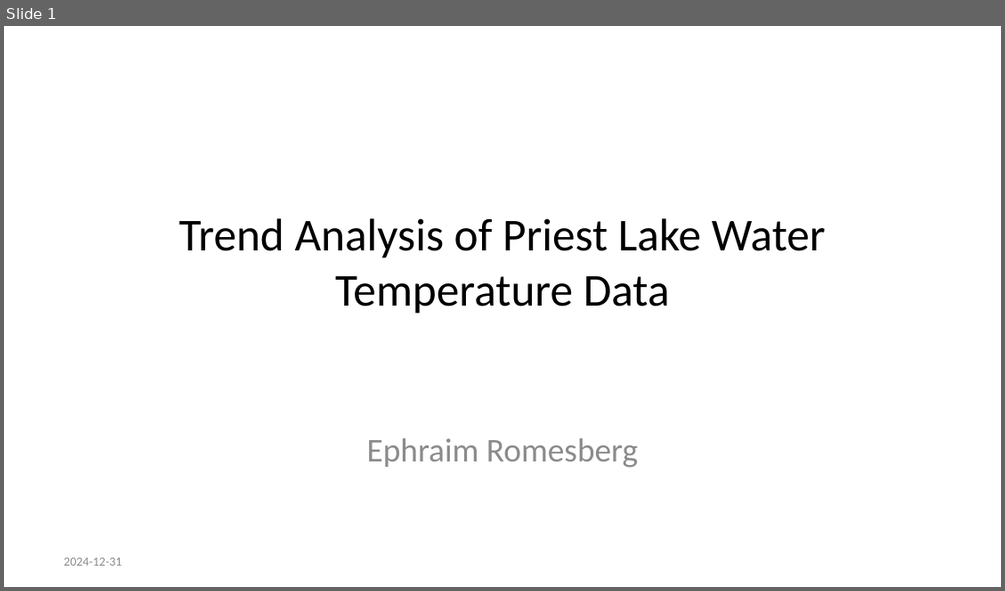
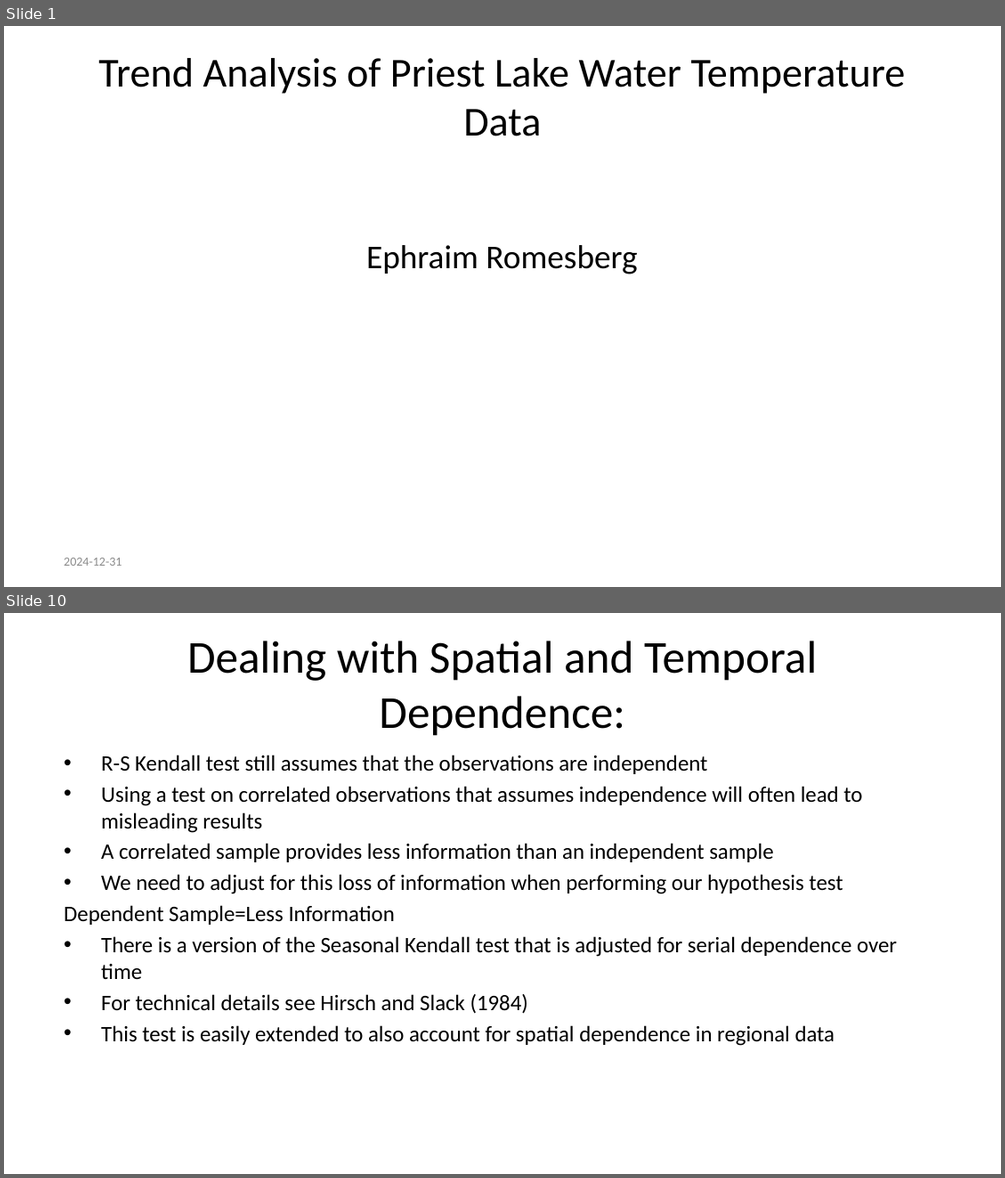
Before and after one commit to Ephraim96/SCA-Trend-Analysis, a slide deck: Trend-Analysis-of-Priest-Lake-Water-Temperature-Data.pptx. Shown one above the other, each under a label of ours: slide 1 before the commit, slides 1 and 10 after it; the slides between them are not shown. The pictures are 1005x591 and 1005x1178 pixels, drawn with LibreOffice and Linux fonts; fonts in the diff are those of the drawing; background and template pictures are left out. Boxes give left, top, right and bottom in pixels: in the first picture for what was removed or moved away, otherwise in the second. Text is boxed around its words. In the diff, an @@ line names an element or a change of style, - is before the commit and + after.

```diff
--- a/Trend-Analysis-of-Priest-Lake-Water-Temperature-Data.pptx
+++ b/Trend-Analysis-of-Priest-Lake-Water-Temperature-Data.pptx
@@ slide 10 added at box(4, 613, 1001, 1174), background #FFFFFF @@
@@ title added at box(187, 641, 817, 736), 33 pt, text #000000 @@
+Dealing with Spatial and Temporal Dependence:
@@ text added at box(64, 755, 897, 1046), 16 pt, text #000000 @@
+• R-S Kendall test still assumes that the observations are independent
+• Using a test on correlated observations that assumes independence will often lead to misleading results
+• A correlated sample provides less information than an independent sample
+• We need to adjust for this loss of information when performing our hypothesis test
+Dependent Sample=Less Information
+• There is a version of the Seasonal Kendall test that is adjusted for serial dependence over time
+• For technical details see Hirsch and Slack (1984)
+• This test is easily extended to also account for spatial dependence in regional data
@@ slide 1 changed as well @@
@@ title "Trend Analysis of Priest Lake ...": place and size @@
-title "Trend Analysis of Priest Lake ..." at box(179, 218, 825, 313)
+title "Trend Analysis of Priest Lake ..." at box(98, 58, 906, 136)
@@ title "Trend Analysis of Priest Lake ..." at box(98, 58, 906, 136): size 33 to 29.7 pt @@
@@ text "Ephraim Romesberg": place and size @@
-text "Ephraim Romesberg" at box(367, 438, 638, 467)
+text "Ephraim Romesberg" at box(366, 245, 637, 274)
@@ text "Ephraim Romesberg" at box(366, 245, 637, 274): text colour #8C8C8C to #000000 @@
```
Also in this commit, not shown: 18 other slides added, 4 slides removed, 5 other files.
